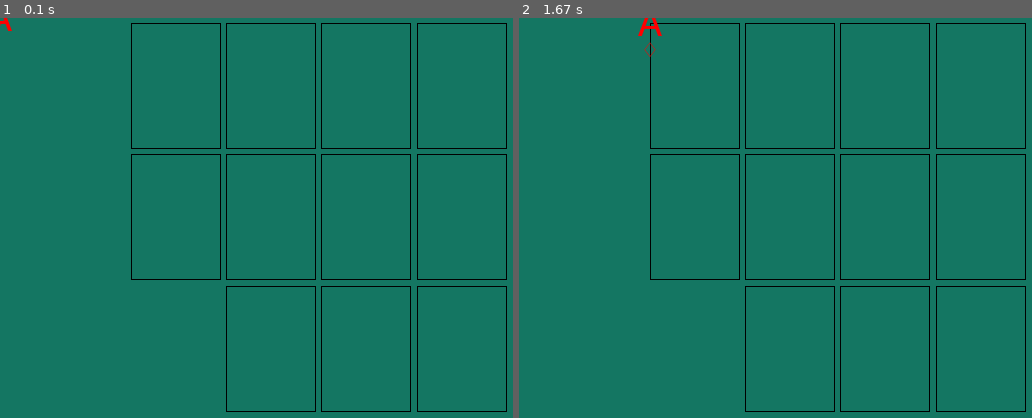
Above: before the commit, frames 1-2 (left to right).
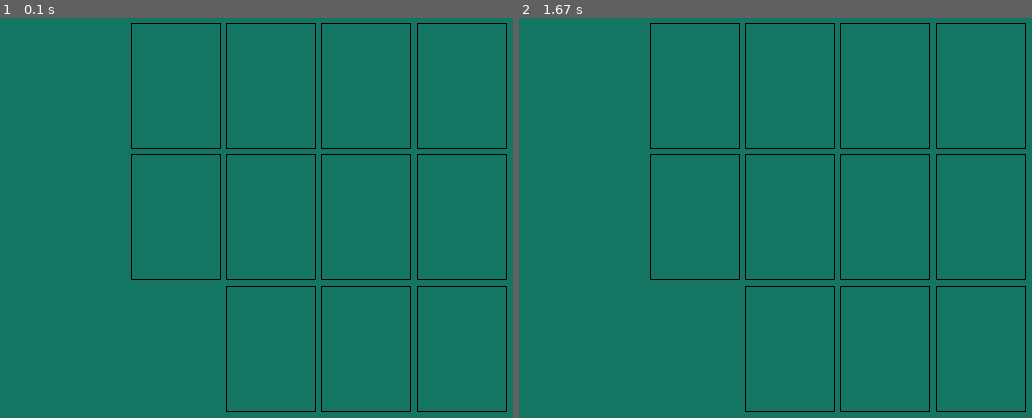
Above: after the commit, the same moments.

Repository: alexetsnyder/OuroborosPython
Game: pygame game, started from Pygame/FourSeasons/four_seasons.py
The game is run twice, just before and just after one commit, with the same random seed, the same clock (stepped at 60 frames per second) and the same inputs.
Inputs (mouse positions are in pixels of both pictures, inside the frame that each line leads up to):
- Up to frame 1 (0.1 s): no input
- Up to frame 2 (1.67 s): press the mouse at (683, 222) at 0.37 s; move the mouse to (790, 266) at 0.47 s; release the mouse at (903, 306) at 0.6 s

The runs differ from the first frame. In frame 1, less than 0.1% of the frame differs, in the area x 0-3%, y 0-4%; in frame 2, 0.1%, in the area x 23-28%, y 0-10%.

Commit message:
Added card images, and created deck class
Added the card images and created the deck class which creates a deck of cards, shuffles them, and then deals them out onto the board for four seasons solitaire.

Diff:
--- a/Pygame/FourSeasons/four_seasons.py
+++ b/Pygame/FourSeasons/four_seasons.py
@@ -1,5 +1,6 @@
 #four_seasons.py
-import pygame
+import pygame, random
+from datetime import datetime
 from pygame import freetype
 
 #To Do:
@@ -83,6 +84,10 @@
 	def move(self, dx, dy):
 		self.set_position((self.x + dx, self.y + dy))
 
+	def draw_at(self, surface, position):
+		x, y = position
+		self.font.render_to(surface, (int(x - self.w // 2), int(y - self.h // 2)), self.text_str, self.font_info.font_color)
+
 	def draw(self, surface):
 		self.font.render_to(surface, (int(self.x - self.w // 2), int(self.y - self.h // 2)), self.text_str, self.font_info.font_color)
 
@@ -108,6 +113,9 @@
 		self.bottom_left = Pair(self.left, self.bottom)
 		self.bottom_right = Pair(self.right, self.bottom)
 
+	def set_color(self, color):
+		self.color = color
+
 	def set_size(self, size):
 		self.w, self.h = self.size = size
 
@@ -136,10 +144,13 @@
 	def move(self, dx, dy):
 		self.set_position((self.left + dx, self.top + dy))
 
+	def draw_at(self, surface, position):
+		x, y = position
+		pygame.draw.rect(surface, self.color, pygame.Rect((int(x), int(y)), (int(self.w), int(self.h))), self.width)
+
 	def draw(self, surface):
 		x, y = self.top_left.pair
-		w, h = self.size
-		pygame.draw.rect(surface, self.color, pygame.Rect((int(x), int(y)), (int(w), int(h))), self.width)
+		pygame.draw.rect(surface, self.color, pygame.Rect((int(x), int(y)), (int(self.w), int(self.h))), self.width)
 
 class Suits:
 	DIAMONDS = 0
@@ -147,11 +158,18 @@
 	SPADES   = 2
 	CLUBS    = 3
 
-SUITS_STR = {
+SUITS_CHAR = {
  	Suits.DIAMONDS : '♢',
  	Suits.HEARTS   : '♡',
  	Suits.SPADES   : '♤',
 	Suits.CLUBS    : '♧'
+}
+
+SUITS_STR = {
+ 	Suits.DIAMONDS : 'Diamonds',
+ 	Suits.HEARTS   : 'Hearts',
+ 	Suits.SPADES   : 'Spades',
+	Suits.CLUBS    : 'Clubs'
 }
 
 SUITS_COLOR = {
@@ -162,19 +180,6 @@
 }
 
 CARD_VALUES = {
-	 1  :  'A',
-	 2  :  '2',
-	 3  :  '3',
-	 4  :  '4',
-	 5  :  '5',
-	 6  :  '6',
-	 7  :  '7',
-	 8  :  '8',
-	 9  :  '9',
-	10  : '10',
-	11  :  'J',
-	12  :  'Q',
-	13  :  'K',
 	'A' :    1,
 	'2' :    2,
 	'3' :    3,
@@ -190,22 +195,48 @@
 	'K' :   13
 }
 
+CARD_LETTERS = {
+	 1  :  'A',
+	 2  :  '2',
+	 3  :  '3',
+	 4  :  '4',
+	 5  :  '5',
+	 6  :  '6',
+	 7  :  '7',
+	 8  :  '8',
+	 9  :  '9',
+	10  : '10',
+	11  :  'J',
+	12  :  'Q',
+	13  :  'K',
+}
+
 class Card:
-	def __init__(self, card_str, suit, slot_index):
+	SOURCE_FOLDER = 'Cards'
+	CARD_BACK_IMAGE_FILE = 'cardBack_red5.png'
+
+	def __init__(self, card_val, suit, slot_index, is_showing=False):
 		self.mw, self.mh = (5, 5)
 		self.is_selected = False
 		self.mouse_pos = (0, 0)
 		self.suit = suit
+		self.value = card_val
 		self.slot_index = slot_index
-		self.card_str = card_str
+		self.card_str = CARD_LETTERS[self.value]
+		self.suit_char = SUITS_CHAR[suit]
 		self.suit_str = SUITS_STR[suit]
 		self.suit_color = SUITS_COLOR[suit]
-		self.value = CARD_VALUES[self.card_str]
-		self.card_font_info = FontInfo(font_size=40, font_color=self.suit_color)
-		self.suit_font_info = FontInfo(font_size=20, font_color=self.suit_color, font_name='segoeuiemoji')
-		self.card_text = RenderText(self.card_str, font_info=self.card_font_info)
-		self.suit_text = RenderText(self.suit_str, font_info=self.suit_font_info)
-		self.rect = Rect((0, 0), (0, 0), Color.ALICE_BLUE)
+		self.front_color = Color.ALICE_BLUE
+		self.back_color = Color.DEEP_SKY_BLUE
+		self.is_showing = is_showing
+		self.rect = Rect((0, 0), (0, 0), Color.TEAL_FELT)
+		self.card_back = pygame.image.load('{0}/{1}'.format(Card.SOURCE_FOLDER, Card.CARD_BACK_IMAGE_FILE)).convert()
+		self.card_front = pygame.image.load('{0}/card{1}{2}.png'.format(Card.SOURCE_FOLDER, self.suit_str, self.card_str)).convert()
+		# self.card_font_info = FontInfo(font_size=40, font_color=self.suit_color)
+		# self.suit_font_info = FontInfo(font_size=20, font_color=self.suit_color, font_name='segoeuiemoji')
+		# self.card_text = RenderText(self.card_str, font_info=self.card_font_info)
+		# self.suit_text = RenderText(self.suit_str, font_info=self.suit_font_info)
+		# self.border = Rect((0, 0), (0, 0), Color.BLACK, 2)
 
 	def on_click(self, event):
 		if self.is_within(event.pos):
@@ -224,7 +255,9 @@
 			self.move(v.v0, v.v1)
 			self.mouse_pos = new_pos
 
-	def on_resize(self, x, y, w, h):
+	def on_resize(self, slot):
+		x, y = slot.top_left
+		w, h = slot.size
 		self.set_size(w, h)
 		self.set_position(x, y, w, h)
 
@@ -233,50 +266,89 @@
 
 	def set_size(self, w, h):
 		self.rect.set_size((w - self.mw, h - self.mh))
+		# self.border.set_size((w - self.mw, h - self.mh))
+
+	def set_slot(self, slot_index):
+		self.slot_index = slot_index
 
 	def set_position(self, x, y, w, h):
-		cx, cy = (x + w // 2,  y + h // 2)
-		self.card_text.set_position((cx, cy))
-		self.suit_text.set_position((cx, cy + self.card_text.h))
 		self.rect.set_position((x + self.mw // 2, y + self.mh // 2))
+		# cx, cy = (x + w // 2,  y + h // 2)
+		# self.card_text.set_position((cx, cy))
+		# self.suit_text.set_position((cx, cy + self.card_text.h))
+		# self.border.set_position((x + self.mw // 2, y + self.mh // 2))
 
 	def move(self, dx, dy):
+		self.rect.move(dx, dy)
+		#self.border.move(dx, dy)
+		# self.card_text.move(dx, dy)
+		# self.suit_text.move(dx, dy)
+
+	def update(self):
+		self.rect.update()
+		# self.card_text.update()
+		# self.suit_text.update()
+		# self.border.update()
+
+	def draw(self, surface):
+		x, y = self.rect.top_left.pair
 		w, h = self.rect.size
-		self.rect.move(dx, dy)
-		self.card_text.move(dx, dy)
-		self.suit_text.move(dx, dy)
+		card_image = None
+		if self.is_showing:
+			card_image = self.card_front
+		else:
+			card_image = self.card_back
+		surface.blit(pygame.transform.scale(card_image, (int(w), int(h))), (int(x), int(y)))
+		# self.rect.draw(surface)
+		# self.border.draw(surface)
+		# if self.is_showing:
+		# 	self.card_text.draw(surface)
+		# 	self.suit_text.draw(surface)
+
+class Deck:
+	def __init__(self):
+		self.seed = datetime.now()
+		random.seed(self.seed)
+		self.deck = []
+		self.active_cards = []
+		self.top_card = -1
+		self.create()
+
+	def on_resize(self, slots):
+		for i in self.active_cards:
+			self.deck[i].on_resize(slots[self.deck[i].slot_index])
+
+	def create(self):
+		for suit in range(4):
+			for i in range(1, 14):
+				self.deck.append(Card(i, suit, CardTable.DECK_TILE))
+
+	def shuffle(self):
+		random.shuffle(self.deck)
+
+	def new_deal(self):
+		self.deck[0].set_slot(CardTable.FOUNDATION_TILES[0])
+		self.deck[0].is_showing = True
+		for i in range(1, 6):
+			self.deck[i].set_slot(CardTable.TABLEAU_TILES[i - 1])
+			self.deck[i].is_showing = True
+		self.deck[6].set_slot(CardTable.DISCARD_TILE)
+		self.deck[6].is_showing = True
+		self.top_card = 7
+		self.active_cards += [i for i in range(8)]
+
+	def top(self):
+		return self.deck[self.top_card]
 
 	def update(self):
-		self.card_text.update()
-		self.suit_text.update()
-		self.rect.update()
+		for i in self.active_cards:
+			self.deck[i].draw(surface)
 
 	def draw(self, surface):
-		self.rect.draw(surface)
-		self.card_text.draw(surface)
-		self.suit_text.draw(surface)
-
-class Deck:
-	def __init__(self, count=52):
-		self.count = count
-		self.deck = []
-
-	def create(self):
-		pass
-
-	def shuffle(self):
-		pass
-
-	def top(self):
-		pass
-
-	def update(self):
-		pass
-
-	def draw(self, surface):
-		pass
-
-class CardSlot:
+		for i in self.active_cards:
+			self.deck[i].draw(surface)
+
+class CardTile:
 	def __init__(self, top_left, size):
 		self.x, self.y = self.top_left = top_left
 		self.w, self.h = self.size = size
@@ -295,6 +367,18 @@
 
 	def draw(self, surface):
 		self.rect.draw(surface)
+
+class TableueTile (CardTile):
+	pass
+
+class DeckTile (CardTile):
+	pass
+
+class DiscardTile (CardTile):
+	pass
+
+class FoundationTile (CardTile):
+	pass
 
 class Pair:
 	def __init__(self, x, y):
@@ -303,7 +387,12 @@
 		self.pair = (x, y)
 
 class CardTable:
-	CARD_SIZE_RATIO = 2.5 / 3.5
+	NON_TILE         = 2
+	DECK_TILE        = 0
+	DISCARD_TILE     = 1
+	TABLEAU_TILES    = [6, 4, 7, 10, 8]
+	FOUNDATION_TILES = [3, 5, 9, 11]
+	CARD_SIZE_RATIO  = 2.5 / 3.5
 
 	def __init__(self, position, size):
 		x, y = position
@@ -320,7 +409,11 @@
 		self.right_bottom = Pair(self.right_x, self.bottom_y)
 		self.card_slots = []
 		self.create()
-		self.card = Card('A', Suits.DIAMONDS, 0)
+		self.deck = Deck()
+		print('Seed: {0}'.format(self.deck.seed))
+		self.deck.shuffle()
+		self.deck.new_deal()
+		#self.card = Card('A', Suits.DIAMONDS, CardTable.DECK_TILE, False)
 
 	def get(self, index):
 		return self.card_slots[index]
@@ -351,7 +444,7 @@
 			for j in range(3):
 				cx = self.left_x + i * (self.card_width + self.mw)
 				cy = self.top_y + j * (self.card_height + self.mh)
-				self.card_slots.append(CardSlot((cx, cy), self.card_size))
+				self.card_slots.append(CardTile((cx, cy), self.card_size))
 		self.recenter()
 
 	def recenter(self):
@@ -368,27 +461,31 @@
 		self.set_position(position)
 		self.card_slots.clear()
 		self.create()
-		self.card.on_resize(*self.get(self.card.slot_index).top_left, *self.get(self.card.slot_index).size)
+		self.deck.on_resize(self.card_slots)
+		#self.card.on_resize(*self.get(self.card.slot_index).top_left, *self.get(self.card.slot_index).size)
 
 	def on_mouse_button_up(self, event):
-		max_area = 0
-		max_index = self.card.slot_index
-		for i, slot in self.slot_gen():
-			if self.card.rect.is_intersecting(slot.rect):
-				area = self.card.rect.intersecting(slot.rect).area()
-				if area > max_area:
-					max_area = area
-					max_index = i
-		self.card.on_mouse_button_up(*self.get(max_index).top_left, max_index)
+		pass
+		# max_area = 0
+		# max_index = self.card.slot_index
+		# for i, slot in self.slot_gen():
+		# 	if self.card.rect.is_intersecting(slot.rect):
+		# 		area = self.card.rect.intersecting(slot.rect).area()
+		# 		if area > max_area:
+		# 			max_area = area
+		# 			max_index = i
+		#self.card.on_mouse_button_up(*self.get(max_index).top_left, max_index)
 
 	def on_mouse_button_down(self, event):
-		self.card.on_click(event)
+		pass
+		#self.card.on_click(event)
 
 	def on_mouse_move(self, event):
-		self.card.on_move(event)
+		pass
+		#self.card.on_move(event)
 
 	def slot_gen(self):
-		return ((i, self.card_slots[i]) for i in range(len(self.card_slots)) if not i == 2)
+		return ((i, self.card_slots[i]) for i in range(len(self.card_slots)) if not i == CardTable.NON_TILE)
 
 	def update(self):
 		pass
@@ -396,7 +493,8 @@
 	def draw(self, surface):
 		for i, slot in self.slot_gen():
 			slot.draw(surface)
-		self.card.draw(surface)
+		self.deck.draw(surface)
+		#self.card.draw(surface)
 
 class App:
 	WINDOW_SIZE = (640, 400)
@@ -414,6 +512,8 @@
 		elif event.type == pygame.KEYDOWN:
 			if event.key == pygame.K_ESCAPE:
 				self.running = False
+			elif event.key == pygame.K_f:
+				self.card_table.card.is_showing = not self.card_table.card.is_showing
 		elif event.type == pygame.VIDEORESIZE:
 			self.size = (event.w, event.h)
 			self.surface = pygame.display.set_mode(self.size, pygame.RESIZABLE)
Binary file added: Pygame/FourSeasons/Cards/cardBack_blue1.png
Binary file added: Pygame/FourSeasons/Cards/cardBack_blue2.png
Binary file added: Pygame/FourSeasons/Cards/cardBack_blue3.png
Binary file added: Pygame/FourSeasons/Cards/cardBack_blue4.png
Binary file added: Pygame/FourSeasons/Cards/cardBack_blue5.png
Binary file added: Pygame/FourSeasons/Cards/cardBack_green1.png
Binary file added: Pygame/FourSeasons/Cards/cardBack_green2.png
Binary file added: Pygame/FourSeasons/Cards/cardBack_green3.png
Binary file added: Pygame/FourSeasons/Cards/cardBack_green4.png
Binary file added: Pygame/FourSeasons/Cards/cardBack_green5.png
Binary file added: Pygame/FourSeasons/Cards/cardBack_red1.png
Binary file added: Pygame/FourSeasons/Cards/cardBack_red2.png
(and 56 more such lines)
